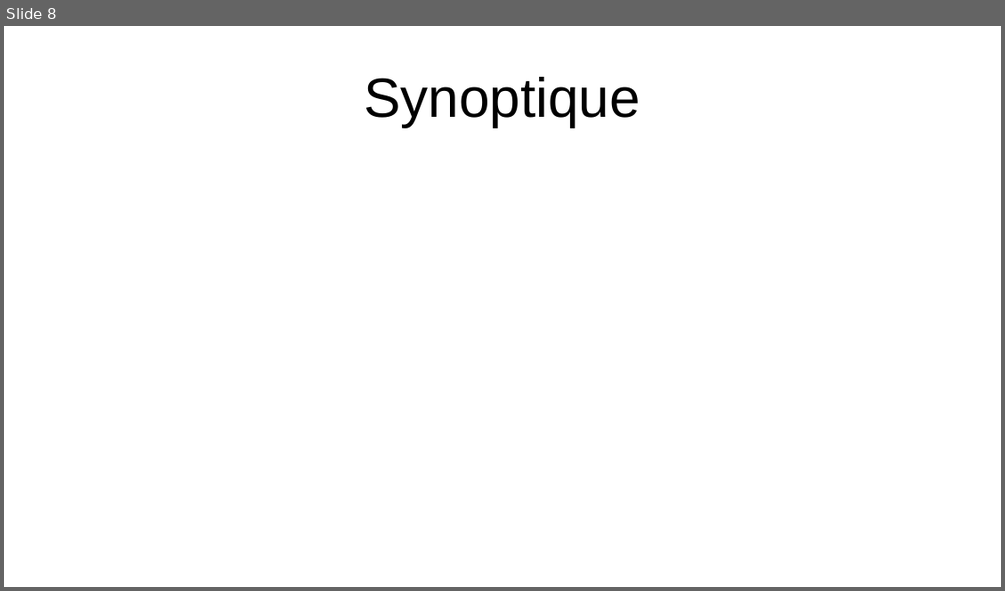
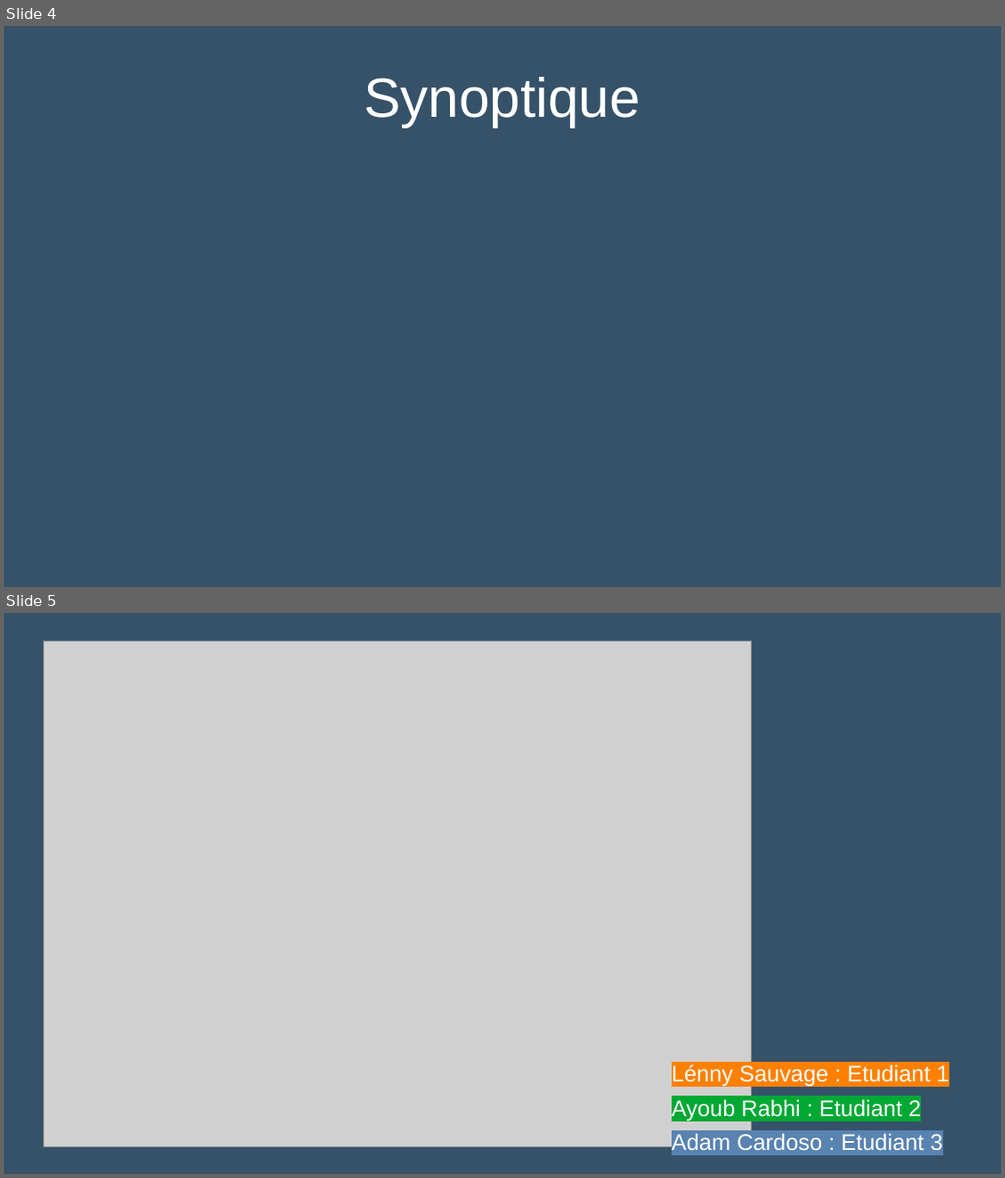
Before and after one commit to Sauvage89/sechoir-houblon, a slide deck: doc/diaporama/revue1.odp. Shown one above the other, each under a label of ours: slide 8 before the commit, slides 4 and 5 after it. The pictures are 1005x591 and 1005x1178 pixels, drawn with LibreOffice and Linux fonts; fonts in the diff are those of the drawing; grey boxes stand for pictures. Boxes give left, top, right and bottom in pixels: in the first picture for what was removed or moved away, otherwise in the second. Text is boxed around its words. In the diff, an @@ line names an element or a change of style, - is before the commit and + after.

```diff
--- a/doc/diaporama/revue1.odp
+++ b/doc/diaporama/revue1.odp
@@ slide 5 added at [4, 613, 1001, 1174], background #355269 @@
@@ picture added at [44, 641, 752, 1148] @@
@@ text added at [672, 1064, 949, 1150], 18 pt, text #FFFFFF @@
+Lénny Sauvage : Etudiant 1
+Ayoub Rabhi : Etudiant 2
+Adam Cardoso : Etudiant 3
@@ what was slide 8 is now slide 4 @@
@@ slide 4 changed as well @@
@@ background #FFFFFF to #355269 @@
@@ title "Synoptique" at [364, 77, 639, 127]: text colour #000000 to #FFFFFF @@
```
Also in this commit, not shown: 13 other slides changed, 1 other slide added, 2 slides removed, 1 other file.
